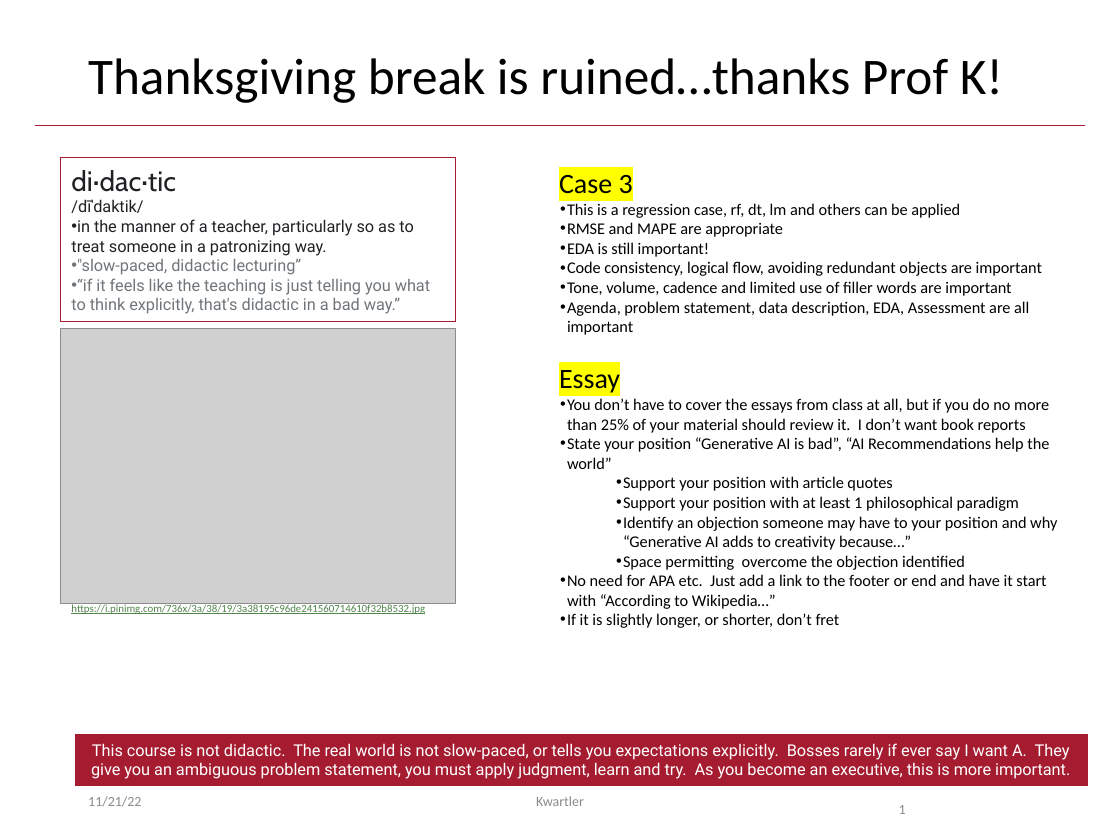
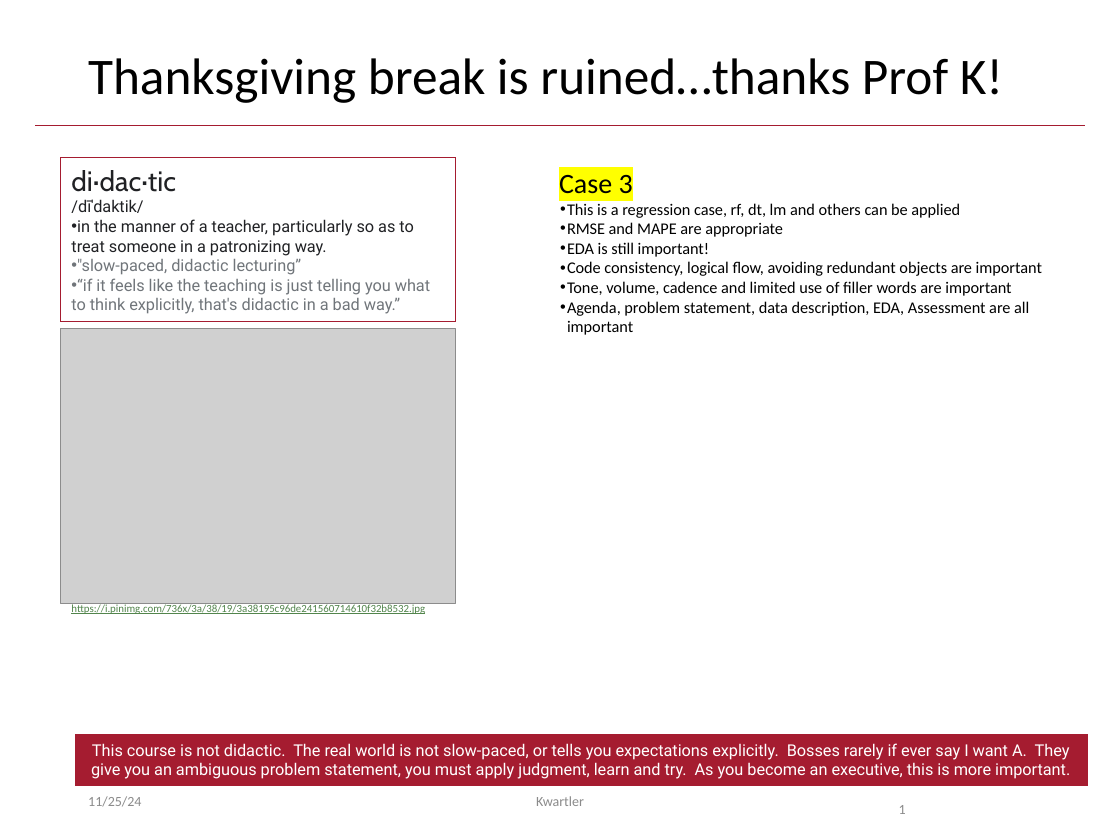
Before and after one commit to kwartler/Harvard_DataMining_Business_Student, a slide deck: slide 1 of Lessons/K_Text_Mining_2/A_TM_review.pptx. Drawn at 1120x840 pixels with LibreOffice and Linux fonts; fonts in the diff are those of the drawing; grey boxes stand for pictures; background and template pictures are left out. Boxes give left, top, right and bottom in pixels: in the first picture for what was removed or moved away, otherwise in the second. Text is boxed around its words. In the diff, an @@ line names an element or a change of style, - is before the commit and + after.

```diff
--- a/Lessons/K_Text_Mining_2/A_TM_review.pptx
+++ b/Lessons/K_Text_Mining_2/A_TM_review.pptx
@@ text removed at (559, 370, 1057, 628) @@
-Essay
-• You don’t have to cover the essays from class at all, but if you do no more than 25% of your material should review it. I don’t want book reports
-• State your position “Generative AI is bad”, “AI Recommendations help the world”
-  • Support your position with article quotes
-  • Support your position with at least 1 philosophical paradigm
-  • Identify an objection someone may have to your position and why “Generative AI adds to creativity because…”
-  • Space permitting overcome the objection identified
-• No need for APA etc. Just add a link to the footer or end and have it start with “According to Wikipedia…”
-• If it is slightly longer, or shorter, don’t fret
@@ text at (88, 796, 141, 807): text changed @@
-11/21/22
+11/25/24
```
Also in this commit, not shown: 7 other slides changed, 1 slide removed, 5 other files.
